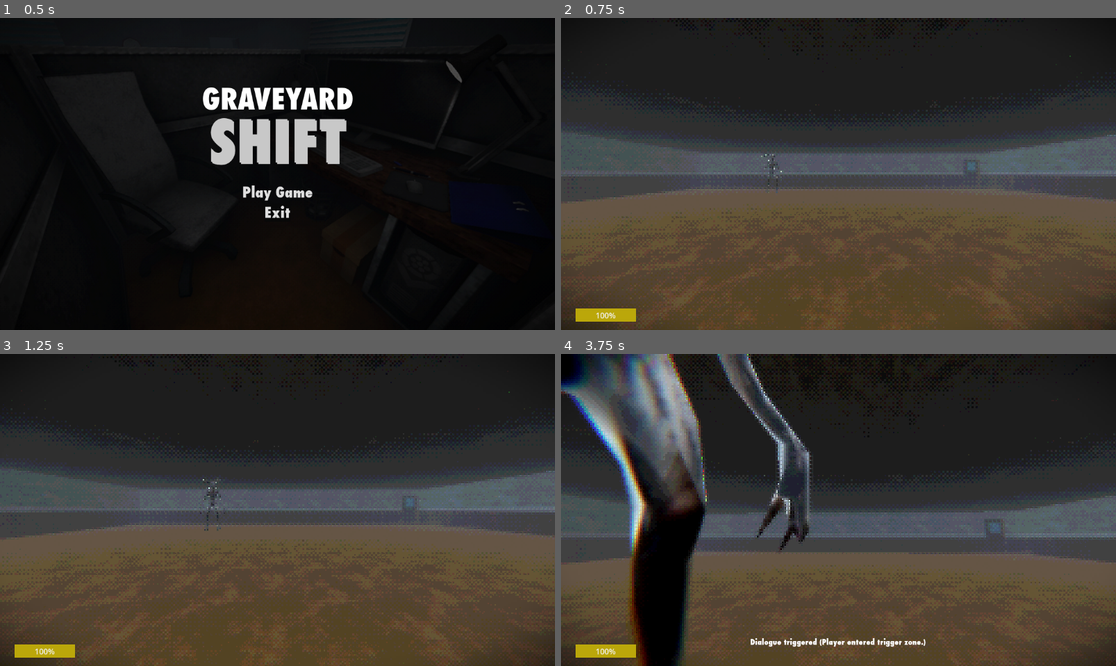
Above: before the commit, frames 1-4 (two rows, left to right).
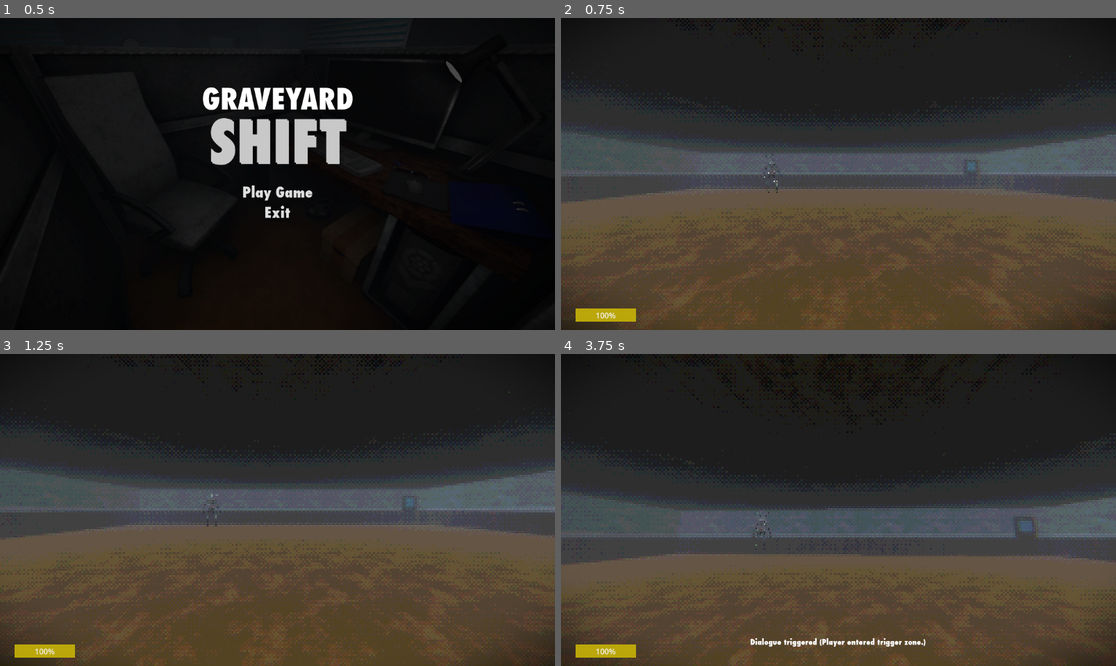
Above: after the commit, the same moments.

Repository: MagicBattle/Graveyard-Shift
Game: Godot game, scene res://scenes/menu_screen.tscn
Same seed, same stepped clock (60 frames per second), same inputs: the game is played once before the commit and once after it.
Inputs (mouse positions are in pixels of both pictures, inside the frame that each line leads up to):
- Up to frame 1 (0.5 s): no input
- Up to frame 2 (0.75 s): click "Play Game" at 0.5 s
- Up to frame 3 (1.25 s): no input
- Up to frame 4 (3.75 s): tap Enter (ui_accept) at 1.25 s; move the mouse to (866, 510) at 1.27 s; hold W (forward) from 1.28 s (still down); tap C (crouch) at 1.35, 3.6 s; tap Space (jump) at 1.52, 2.27 s; move the mouse to (810, 510) at 2.02 s; tap Shift (sprint) at 2.1 s; move the mouse to (849, 503) at 2.77 s; hold Ctrl (walking) 2.78-3.53 s; move the mouse to (832, 516) at 3.52 s

Frame 1 is identical in both runs. In frame 2, less than 0.1% of the frame differs, in the area x 36-40%, y 43-57%; in frame 3, 0.1%; in frame 4, 17%, in the area x 0-100%, y 0-100%.

Commit message:
possible fix

Diff:
--- a/-graveyard-shift/scripts/demon.gd
+++ b/-graveyard-shift/scripts/demon.gd
@@ -35,7 +35,7 @@
 
 
 func _ready() -> void:
-	curr_state = States.SEEKING
+	curr_state = States.ROAMING
 	NoiseManager.noise_emitted.connect(_on_noise_emitted)
 	rand_path = get_rand_path()
 
Not shown, added: -graveyard-shift/scripts/player_state.gd.uid
